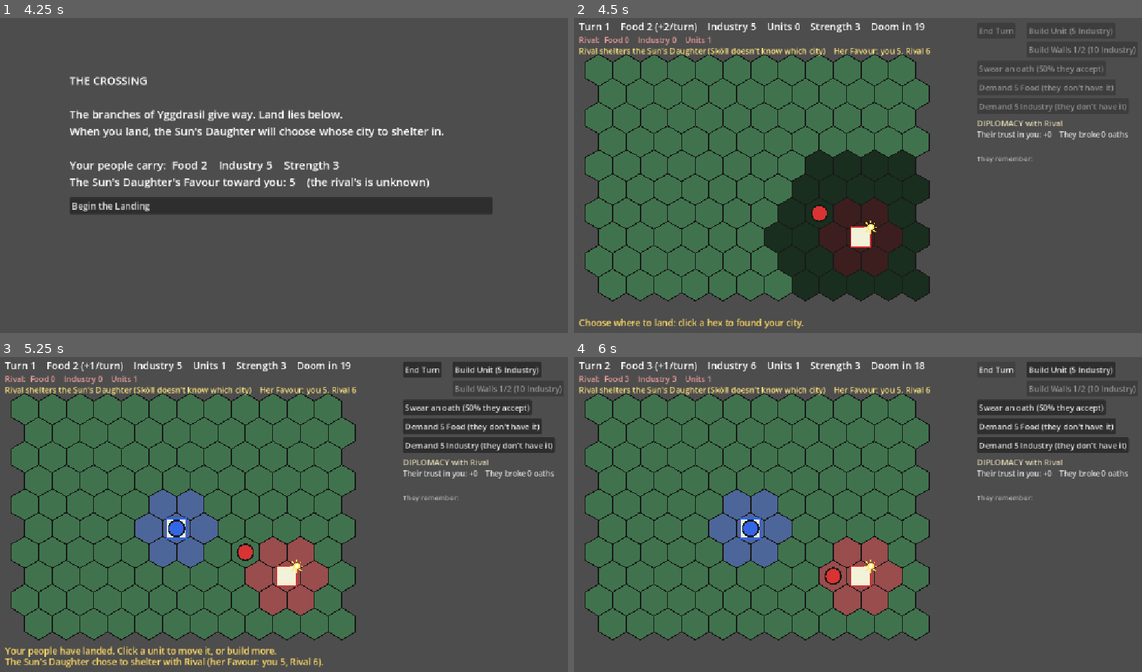
Above: before the commit, frames 1-4 (two rows, left to right).
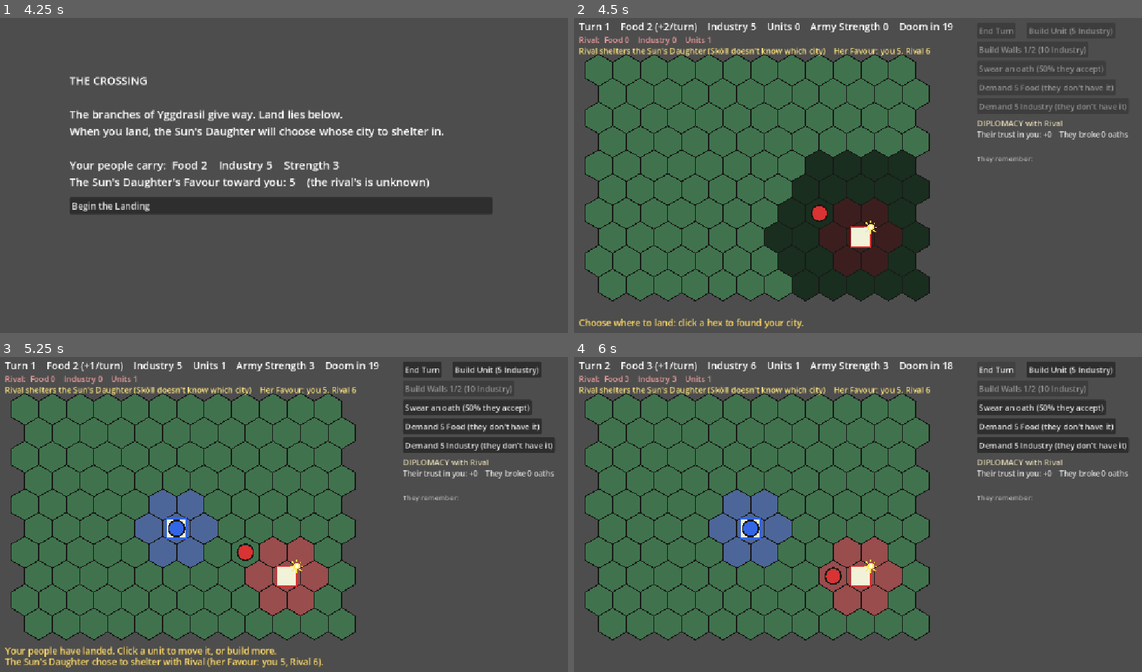
Above: after the commit, the same moments.

Repository: BnanaSkully/after-ragnorok-prototype
Game: Godot game, scene res://main.tscn
Two runs of this game, one before a commit and one after it. Both use one fixed random seed, a clock stepped at 60 frames per second and the inputs below.
Inputs (mouse positions are in pixels of both pictures, inside the frame that each line leads up to):
- Up to frame 1 (4.25 s): tap Enter at 0.5 s; move the mouse to (408, 156) at 0.52 s; click (408, 156) at 0.67 s; click "Save the food stores (Food +3…" at 1.25 s; click "Strip it for tools (Industry …" at 2 s; click "Stand and fight so the others…" at 2.75 s; click "Share your food with her (Foo…" at 3.5 s
- Up to frame 2 (4.5 s): click "Begin the Landing" at 4.25 s
- Up to frame 3 (5.25 s): tap Space at 5 s; move the mouse to (164, 530) at 5.02 s; click (164, 530) at 5.17 s
- Up to frame 4 (6 s): click "End Turn" at 5.75 s

Frame 1 is identical in both runs. In frame 2, 0.6% of the frame differs, in the area x 41-99%, y 1-12%; in frame 3, 0.6%; in frame 4, 0.6%.

Commit message:
Play Again on the end screen; top bar shows Army Strength
Every end screen now has a Play Again button that reloads the scene
for a fresh game (before, the game just stopped). The top bar and end
screen show Army Strength (all units' Strength added up, the number
the Sun's Daughter checks) instead of the per-unit Strength, which
never changed as units were built. Build Walls moved under End Turn
so it no longer runs off the right edge.

Co-Authored-By: Claude Opus 5.5 <noreply@anthropic.com>
Claude-Session: https://claude.ai/code/session_01Kpeg7E5nkYcPnqopYPPAon

Diff:
--- a/main.gd
+++ b/main.gd
@@ -52,6 +52,7 @@
 var oath_button: Button
 var demand_food_button: Button
 var demand_industry_button: Button
+var play_again_button: Button # shown on the end screen
 var offer_panel: PanelContainer # the rival's Accept/Refuse pop-up
 var offer_label: Label
 var offer_accept_button: Button
@@ -75,7 +76,7 @@
 	build_button.pressed.connect(player_build_unit)
 	add_child(build_button)
 	walls_button = Button.new()
-	walls_button.position = Vector2(920, 58)
+	walls_button.position = Vector2(820, 58)
 	walls_button.pressed.connect(player_build_walls)
 	add_child(walls_button)
 	oath_button = Button.new()
@@ -90,6 +91,12 @@
 	demand_industry_button.position = Vector2(820, 172)
 	demand_industry_button.pressed.connect(player_demand.bind("industry"))
 	add_child(demand_industry_button)
+	play_again_button = Button.new()
+	play_again_button.text = "Play Again"
+	play_again_button.add_theme_font_size_override("font_size", 22)
+	play_again_button.pressed.connect(restart)
+	play_again_button.visible = false
+	add_child(play_again_button)
 	build_offer_ui()
 	build_crossing_ui()
 	start_crossing()
@@ -285,8 +292,17 @@
 	else:
 		add_message("%s is starving: one of its units deserted." % f.name)
 
+# Start a fresh game by reloading the scene from scratch.
+func restart() -> void:
+	get_tree().reload_current_scene()
+
 func end_game(title: String, detail: String) -> void:
 	game_over = true
+	# The Play Again button sits under the end-screen text (see _draw).
+	var screen := get_viewport_rect().size
+	var lines := detail.split("\n").size()
+	play_again_button.visible = true
+	play_again_button.position = Vector2(screen.x / 2 - 70, screen.y / 2 + 40 + lines * 30)
 	end_turn_button.disabled = true
 	build_button.disabled = true
 	walls_button.disabled = true
@@ -612,7 +628,7 @@
 			draw_circle(sc, r * 0.28, Color(1.0, 0.9, 0.3))
 
 	var font := ThemeDB.fallback_font
-	var info := "Turn %d    Food %d (%+d/turn)    Industry %d    Units %d    Strength %d    Doom in %d" % [turn, player.food, food_change(player), player.industry, player.units.size(), player.strength, DOOM_TURN - turn]
+	var info := "Turn %d    Food %d (%+d/turn)    Industry %d    Units %d    Army Strength %d    Doom in %d" % [turn, player.food, food_change(player), player.industry, player.units.size(), diplomacy.army_power(player), DOOM_TURN - turn]
 	draw_string(font, Vector2(20, 35), info, HORIZONTAL_ALIGNMENT_LEFT, -1, 20)
 	var rival_info := "Rival:  Food %d    Industry %d    Units %d" % [rival.food, rival.industry, rival.units.size()]
 	if rival.city_pos == NO_CELL:
@@ -657,7 +673,7 @@
 		var lines := end_detail.split("\n")
 		for i in lines.size():
 			draw_string(font, Vector2(0, screen.y / 2 - 10 + i * 30), lines[i], HORIZONTAL_ALIGNMENT_CENTER, screen.x, 20)
-		var totals := "Turn %d    Food %d    Industry %d    Strength %d" % [turn, player.food, player.industry, player.strength]
+		var totals := "Turn %d    Food %d    Industry %d    Units %d    Army Strength %d" % [turn, player.food, player.industry, player.units.size(), diplomacy.army_power(player)]
 		draw_string(font, Vector2(0, screen.y / 2 + 10 + lines.size() * 30), totals, HORIZONTAL_ALIGNMENT_CENTER, screen.x, 18, Color(0.7, 0.7, 0.7))
 
 # A small sun: a gold circle with rays.
